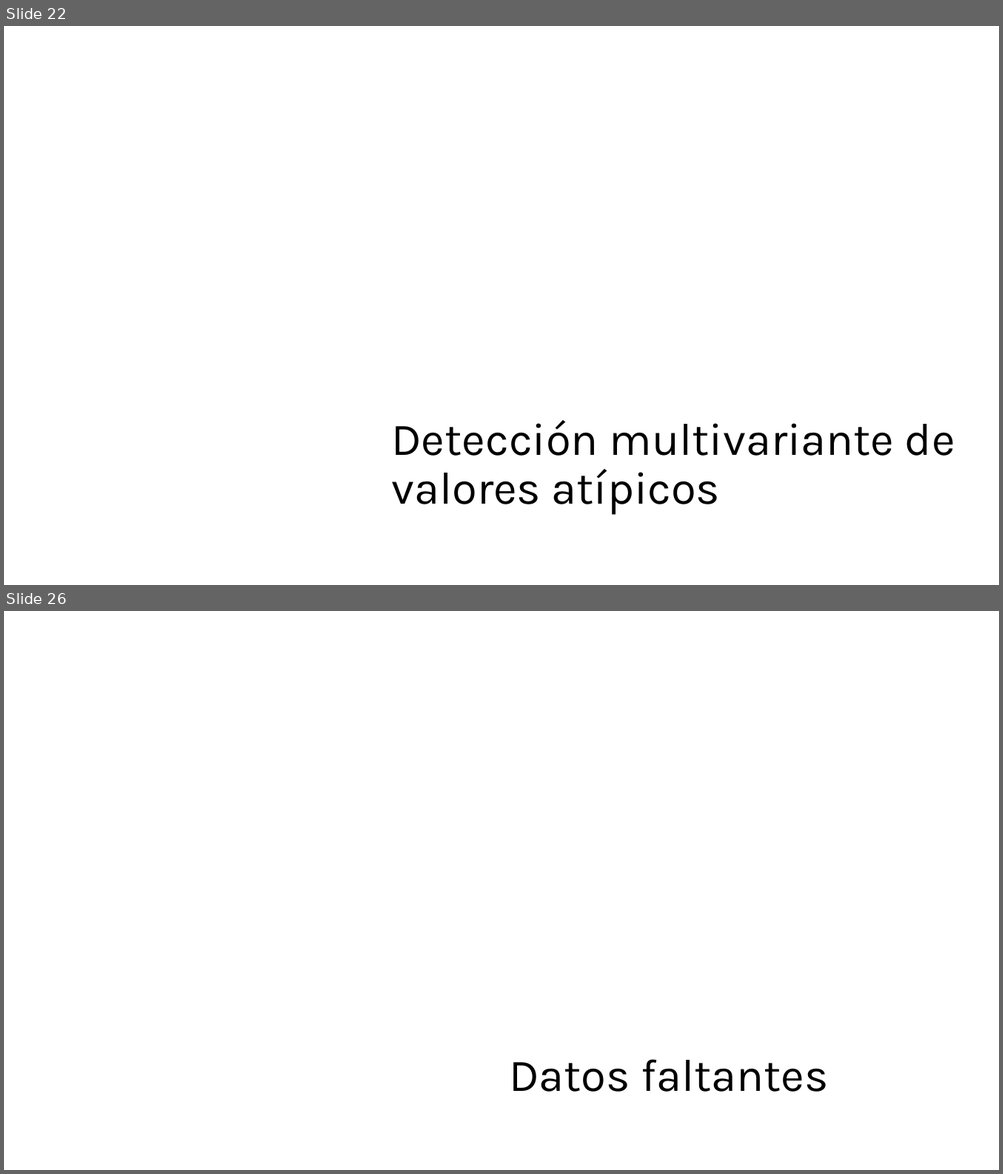
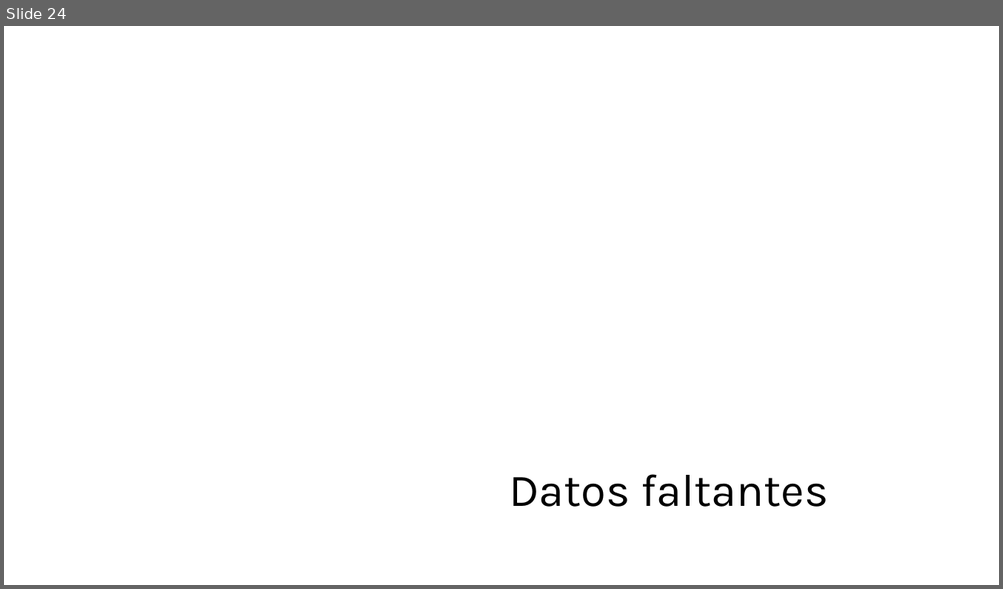
Before and after one commit to sergiobarona03/Curso_EDA_2024_I, a slide deck: Módulos/Módulo 3/Boceto/Boceto.pptx. Shown one above the other, each under a label of ours: slides 22 and 26 before the commit, slide 24 after it; the slides between them are not shown. The pictures are 1003x1174 and 1003x589 pixels, drawn with LibreOffice and Linux fonts; fonts in the diff are those of the drawing. Boxes give left, top, right and bottom in pixels: in the first picture for what was removed or moved away, otherwise in the second. Text is boxed around its words. In the diff, an @@ line names an element or a change of style, - is before the commit and + after.

```diff
--- a/Módulos/Módulo 3/Boceto/Boceto.pptx
+++ b/Módulos/Módulo 3/Boceto/Boceto.pptx
@@ slide 22 removed at [4, 26, 999, 585], background #FFFFFF @@
@@ title removed at [391, 420, 955, 515] @@
-Detección multivariante de valores atípicos
@@ what was slide 26 is now slide 24 @@
```
Also in this commit, not shown: 1 slide changed, 7 slides added, 6 other slides removed, 9 other files.
